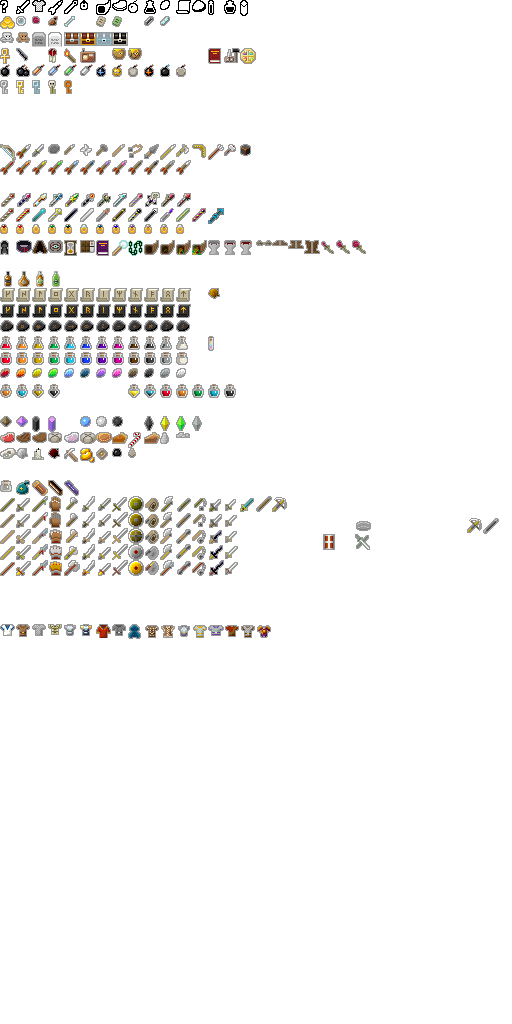
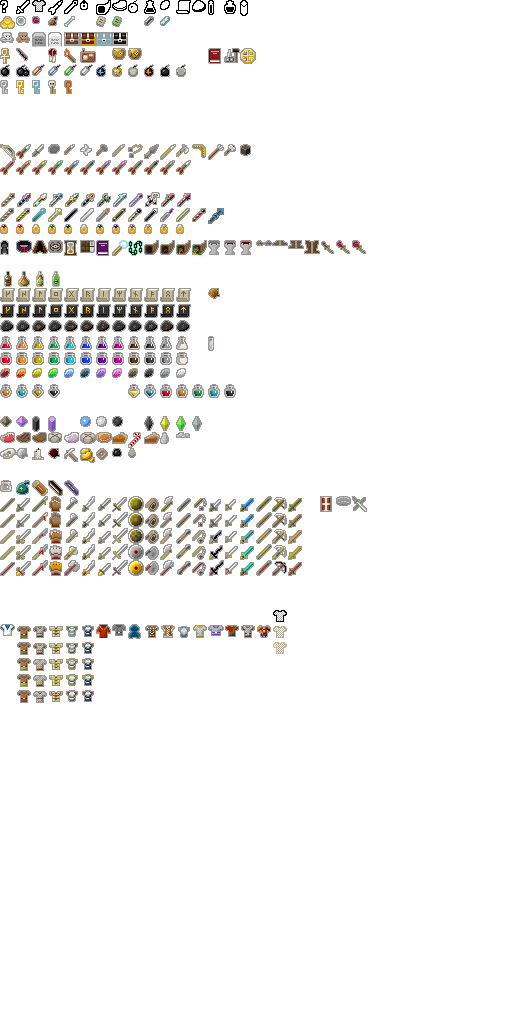
Layers edited between the first and the second (512, 1024) image:
painted on "items.png" over [16, 496, 499, 703]
